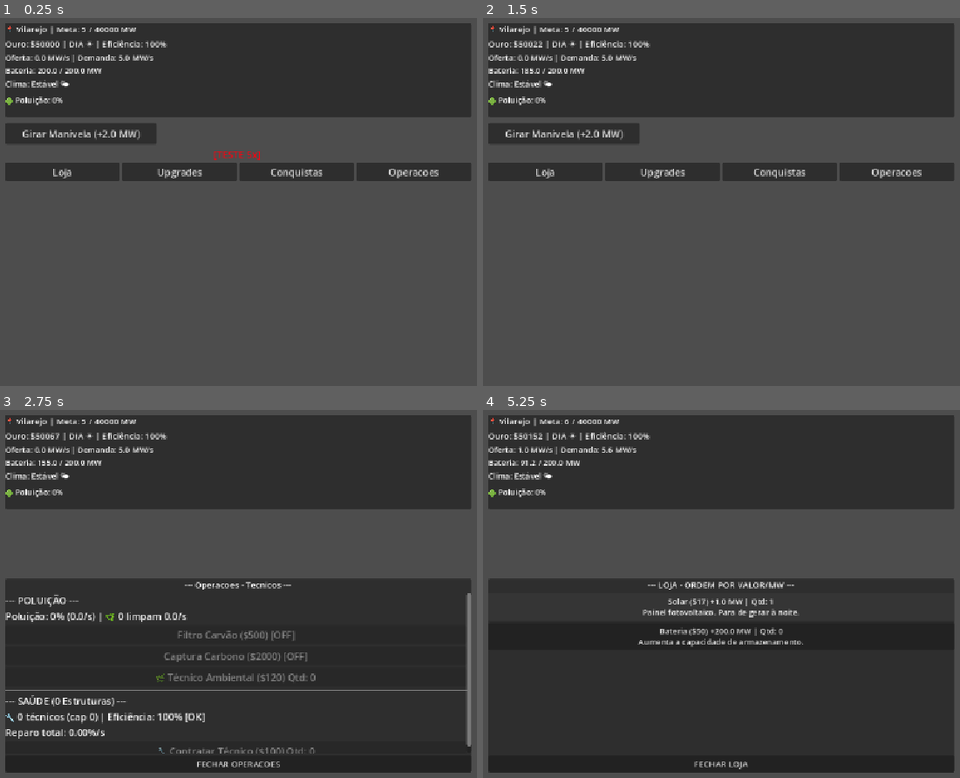
Above: before the commit, frames 1-4 (two rows, left to right).
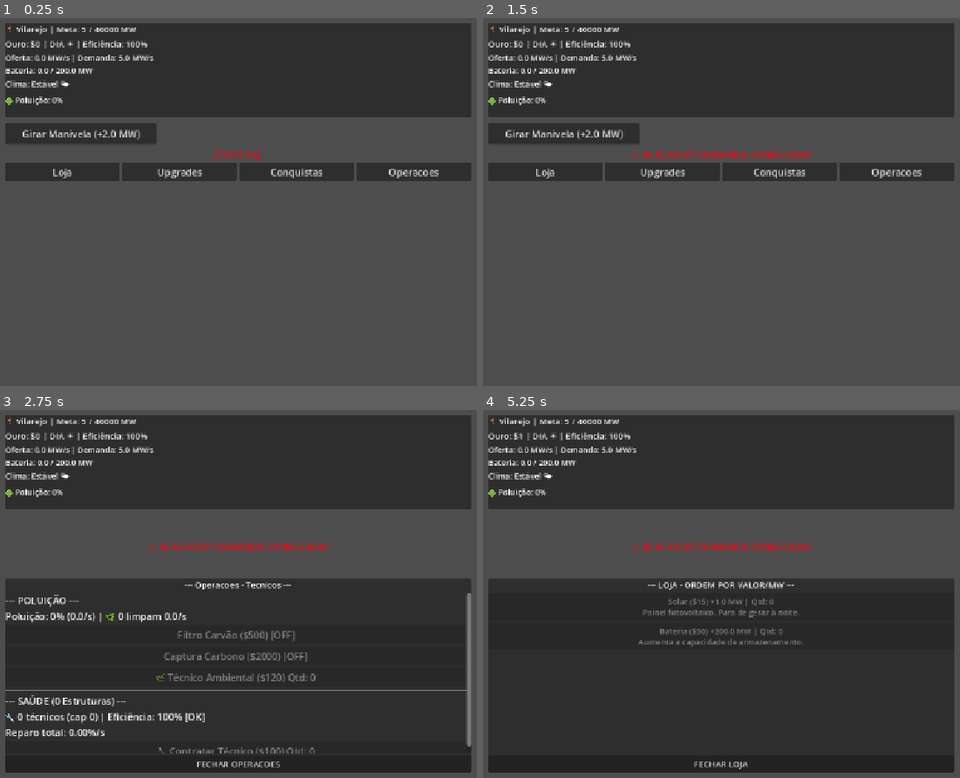
Above: after the commit, the same moments.

Repository: rafaeldeveloperbr-design/power-grid
Game: Godot game, scene res://main.tscn
The game is run twice, just before and just after one commit, with the same random seed, the same clock (stepped at 60 frames per second) and the same inputs.
Inputs (mouse positions are in pixels of both pictures, inside the frame that each line leads up to):
- Up to frame 1 (0.25 s): no input
- Up to frame 2 (1.5 s): click "Conquistas" at 0.5 s; click "FECHAR CONQUISTAS" at 1.25 s
- Up to frame 3 (2.75 s): click "Operacoes" at 2 s
- Up to frame 4 (5.25 s): click "FECHAR OPERACOES" at 2.75 s; click "Girar Manivela (+2.0 MW)" at 3.5 s; click "Loja" at 4.25 s; click (721, 605) at 5 s, where only the run before the commit has a clickable "Solar ($15) +1.0 MW | Qtd: 0 …"

The runs differ from the first frame. In frame 1, 0.5% of the frame differs, in the area x 7-54%, y 5-39%; in frame 2, 0.9%; in frame 3, 0.9%; in frame 4, 1.9%, in the area x 7-69%, y 2-65%.

Commit message:
ajustes demanda

Diff:
--- a/AchievementManager.gd
+++ b/AchievementManager.gd
@@ -1,4 +1,4 @@
-# AchievementManager.gd - V2 com 10/25/50 para TODOS os geradores
+# AchievementManager.gd - V3 com UI otimizada (cria uma vez, atualiza sempre)
 extends Node
 
 signal conquista_desbloqueada(mensagem: String)
@@ -12,7 +12,7 @@
 	{"chave": "eolica_10", "nome": "Vento Forte I", "desc": "10 Turbinas", "tipo": "eolica", "meta": 10, "bonus": "producao_eolica"},
 	{"chave": "eolica_25", "nome": "Vento Forte II", "desc": "25 Turbinas", "tipo": "eolica", "meta": 25, "bonus": "producao_eolica"},
 	{"chave": "eolica_50", "nome": "Vento Forte III", "desc": "50 Turbinas", "tipo": "eolica", "meta": 50, "bonus": "producao_eolica"},
-	# Carvão - sujo mas barato
+	# Carvão
 	{"chave": "carvao_10", "nome": "Rei do Carvão I", "desc": "10 Usinas a Carvão", "tipo": "carvao", "meta": 10, "bonus": "producao_carvao"},
 	{"chave": "carvao_25", "nome": "Rei do Carvão II", "desc": "25 Usinas a Carvão", "tipo": "carvao", "meta": 25, "bonus": "producao_carvao"},
 	{"chave": "carvao_50", "nome": "Rei do Carvão III", "desc": "50 Usinas a Carvão", "tipo": "carvao", "meta": 50, "bonus": "producao_carvao"},
@@ -20,7 +20,7 @@
 	{"chave": "geotermica_10", "nome": "Calor da Terra I", "desc": "10 Geotérmicas", "tipo": "geotermica", "meta": 10, "bonus": "producao_geotermica"},
 	{"chave": "geotermica_25", "nome": "Calor da Terra II", "desc": "25 Geotérmicas", "tipo": "geotermica", "meta": 25, "bonus": "producao_geotermica"},
 	{"chave": "geotermica_50", "nome": "Calor da Terra III", "desc": "50 Geotérmicas", "tipo": "geotermica", "meta": 50, "bonus": "producao_geotermica"},
-	# Biomassa - limpa
+	# Biomassa
 	{"chave": "biomassa_10", "nome": "Eco Warrior I", "desc": "10 Biomassa", "tipo": "biomassa", "meta": 10, "bonus": "producao_biomassa"},
 	{"chave": "biomassa_25", "nome": "Eco Warrior II", "desc": "25 Biomassa", "tipo": "biomassa", "meta": 25, "bonus": "producao_biomassa"},
 	{"chave": "biomassa_50", "nome": "Eco Warrior III", "desc": "50 Biomassa", "tipo": "biomassa", "meta": 50, "bonus": "producao_biomassa"},
@@ -32,12 +32,10 @@
 	{"chave": "nuclear_10", "nome": "Átomo I", "desc": "10 Reatores", "tipo": "nuclear", "meta": 10, "bonus": "producao_nuclear"},
 	{"chave": "nuclear_25", "nome": "Átomo II", "desc": "25 Reatores", "tipo": "nuclear", "meta": 25, "bonus": "producao_nuclear"},
 	{"chave": "nuclear_50", "nome": "Átomo III", "desc": "50 Reatores", "tipo": "nuclear", "meta": 50, "bonus": "producao_nuclear"},
-
-	# Fusao
+	# Fusão
 	{"chave": "fusao_10", "nome": "Poder das Estrelas I", "desc": "10 Reatores de Fusão", "tipo": "fusao", "meta": 10, "bonus": "producao_fusao"},
 	{"chave": "fusao_25", "nome": "Poder das Estrelas II", "desc": "25 Reatores de Fusão", "tipo": "fusao", "meta": 25, "bonus": "producao_fusao"},
 	{"chave": "fusao_50", "nome": "Poder das Estrelas III", "desc": "50 Reatores de Fusão", "tipo": "fusao", "meta": 50, "bonus": "producao_fusao"},
-
 	# Bateria
 	{"chave": "bateria_10", "nome": "Reserva I", "desc": "10 Baterias", "tipo": "bateria", "meta": 10, "bonus": "capacidade_bateria"},
 	{"chave": "bateria_25", "nome": "Reserva II", "desc": "25 Baterias", "tipo": "bateria", "meta": 25, "bonus": "capacidade_bateria"},
@@ -48,6 +46,9 @@
 ]
 
 var desbloqueadas: Dictionary = {}
+
+# --- NOVO: array pra guardar as labels (criadas UMA VEZ) ---
+var _labels_conquistas: Array[Label] = []
 
 func _ready() -> void:
 	for c in CONQUISTAS:
@@ -67,23 +68,44 @@
 	GameState.aplicar_bonus_conquista(conquista.bonus)
 	conquista_desbloqueada.emit("Marco: %s! %s - Produção dobrou!" % [conquista.nome, conquista.desc])
 
+# --- NOVO: cria as labels UMA VEZ e guarda no array ---
 func renderizar_lista(container: VBoxContainer) -> void:
+	# Se já criamos as labels antes, só atualiza o texto
+	if _labels_conquistas.size() == CONQUISTAS.size():
+		_atualizar_labels()
+		return
+
+	# Primeira vez: limpa e cria tudo
 	for child in container.get_children():
 		child.queue_free()
+	_labels_conquistas.clear()
+
 	for item in CONQUISTAS:
-		var eh_desbloqueado: bool = desbloqueadas[item.chave]
-		var qtd_atual: int = GameState.get_quantidade(item.tipo)
 		var label_item = Label.new()
 		label_item.size_flags_horizontal = Control.SIZE_EXPAND_FILL
 		label_item.autowrap_mode = TextServer.AUTOWRAP_WORD_SMART
+		container.add_child(label_item)
+		_labels_conquistas.append(label_item)
+
+	_atualizar_labels()
+
+# --- NOVO: só atualiza o texto das labels já criadas ---
+func _atualizar_labels() -> void:
+	for i in CONQUISTAS.size():
+		var item = CONQUISTAS[i]
+		var label_item = _labels_conquistas[i]
+		var eh_desbloqueado: bool = desbloqueadas[item.chave]
+		var qtd_atual: int = GameState.get_quantidade(item.tipo)
+
 		if eh_desbloqueado:
 			label_item.text = "✅ %s [CONCLUÍDO]\n   %s\n " % [item.nome, item.desc]
 			label_item.modulate = Color(0.6, 1.0, 0.6)
 		else:
 			label_item.text = "🔒 %s (%d/%d)\n   %s\n " % [item.nome, mini(qtd_atual, item.meta), item.meta, item.desc]
 			label_item.modulate = Color(1, 1, 1, 0.7)
-		container.add_child(label_item)
 
 func resetar_conquistas():
 	for c in CONQUISTAS:
 		desbloqueadas[c.chave] = false
+	# --- NOVO: limpa as labels pra recriar na próxima vez ---
+	_labels_conquistas.clear()
--- a/main.gd
+++ b/main.gd
@@ -2,7 +2,7 @@
 
 #Aumentar velocidade para testar o game, remover na fase final
 const MODO_TESTE = true
-const VELOCIDADE_TESTE = 5.0 # 5x mais rápido
+const VELOCIDADE_TESTE = 1 # 5x mais rápido
 
 enum Clima { NORMAL, TEMPESTADE, ECLIPSE, ONDA_DE_CALOR, SECA }
 
@@ -73,6 +73,17 @@
 @onready var botao_upgrade_nuclear: Button = $PainelUpgrades/VBoxContainer/ScrollUpgrades/ListaUpgrades/BotaoUpgradeNuclear
 @onready var botao_upgrade_fusao: Button = $PainelUpgrades/VBoxContainer/ScrollUpgrades/ListaUpgrades/BotaoUpgradeFusao
 
+# --- NOVO: variáveis pra guardar os nós da manutenção (criados UMA VEZ) ---
+var _manut_label_pol: Label
+var _manut_btn_filtro: Button
+var _manut_btn_captura: Button
+var _manut_btn_tec_amb: Button
+var _manut_label_titulo: Label
+var _manut_btn_tecnico: Button
+var _manut_labels_saude: Dictionary = {}   # tipo -> Label
+var _manut_btns_reparo: Dictionary = {}    # tipo -> Button
+var _manut_inicializado: bool = false
+
 func _ready() -> void:
 	rng.randomize()
 	if label_blackout: label_blackout.visible = false
@@ -100,8 +111,8 @@
 		print(">>> MODO TESTE ATIVO <<<")
 		if has_node("Timer"):
 			$Timer.wait_time = $Timer.wait_time / VELOCIDADE_TESTE
-		GameState.ouro = 50000
-		GameState.energia_armazenada = GameState.calcular_capacidade_maxima()
+		GameState.ouro = 0
+		#GameState.energia_armazenada = GameState.calcular_capacidade_maxima()
 		if label_blackout:
 			label_blackout.text = "[TESTE %dx] %s" % [VELOCIDADE_TESTE, label_blackout.text]
 			label_blackout.visible = true
@@ -384,13 +395,69 @@
 			]
 			botao_upgrade_fusao.disabled = not GameState.pode_comprar("up_fusao")
 
+# --- NOVO: versão otimizada — cria nós UMA VEZ, só atualiza texto ---
 func atualizar_manutencao():
 	if not lista_manutencao: return
+
+	# Primeira vez que abre: cria todos os nós
+	if not _manut_inicializado:
+		_criar_nos_manutencao()
+		_manut_inicializado = true
+
+	# Atualiza só o texto dos nós que já existem
+	_atualizar_textos_manutencao()
+
+# --- NOVO: cria os nós UMA VEZ ---
+func _criar_nos_manutencao():
+	# Limpa qualquer coisa que tenha sobrado
 	for child in lista_manutencao.get_children():
 		child.queue_free()
+	_manut_labels_saude.clear()
+	_manut_btns_reparo.clear()
 
 	# --- POLUIÇÃO ---
-	var label_titulo_pol = Label.new()
+	_manut_label_pol = Label.new()
+	_manut_label_pol.autowrap_mode = TextServer.AUTOWRAP_WORD_SMART
+	lista_manutencao.add_child(_manut_label_pol)
+
+	_manut_btn_filtro = Button.new()
+	_manut_btn_filtro.pressed.connect(func(): _comprar("filtro_carvao"))
+	lista_manutencao.add_child(_manut_btn_filtro)
+
+	_manut_btn_captura = Button.new()
+	_manut_btn_captura.pressed.connect(func(): _comprar("captura_carbono"))
+	lista_manutencao.add_child(_manut_btn_captura)
+
+	_manut_btn_tec_amb = Button.new()
+	_manut_btn_tec_amb.pressed.connect(func(): _comprar("tecnico_ambiental"))
+	lista_manutencao.add_child(_manut_btn_tec_amb)
+
+	var separador = HSeparator.new()
+	lista_manutencao.add_child(separador)
+
+	# --- SAÚDE ---
+	_manut_label_titulo = Label.new()
+	_manut_label_titulo.autowrap_mode = TextServer.AUTOWRAP_WORD_SMART
+	lista_manutencao.add_child(_manut_label_titulo)
+
+	_manut_btn_tecnico = Button.new()
+	_manut_btn_tecnico.pressed.connect(func(): _comprar("tecnico_manutencao"))
+	lista_manutencao.add_child(_manut_btn_tecnico)
+
+	# Labels e botões de reparo pra cada tipo de gerador
+	for tipo in ["solar", "eolica", "carvao", "geotermica", "biomassa", "hidreletrica", "nuclear", "fusao"]:
+		var label = Label.new()
+		lista_manutencao.add_child(label)
+		_manut_labels_saude[tipo] = label
+
+		var btn_rep = Button.new()
+		btn_rep.pressed.connect(func(): reparar_tipo(tipo))
+		lista_manutencao.add_child(btn_rep)
+		_manut_btns_reparo[tipo] = btn_rep
+
+# --- NOVO: só atualiza o texto dos nós ---
+func _atualizar_textos_manutencao():
+	# --- POLUIÇÃO ---
 	var prod_atual = 0.0
 	for tipo in GameState.POLUICAO_POR_GERADOR.keys():
 		var qtd = GameState.get_quantidade(tipo)
@@ -399,43 +466,26 @@
 	var limpeza_amb = 0.0
 	if GameState.tecnicos_ambientais > 0:
 		var bonus_amb = 1.0 + min((GameState.tecnicos_ambientais - 1) * 0.08, 0.4)
-		# usa a constante nova se existir, se não usa 0.45
 		var base_amb = GameState.LIMPEZA_BASE_AMBIENTAL if "LIMPEZA_BASE_AMBIENTAL" in GameState else 0.45
 		limpeza_amb = GameState.tecnicos_ambientais * base_amb * bonus_amb
 
-	label_titulo_pol.text = "--- POLUIÇÃO ---\nPoluição: %.0f%% (%.1f/s) | 🌿 %d limpam %.1f/s" % [
+	_manut_label_pol.text = "--- POLUIÇÃO ---\nPoluição: %.0f%% (%.1f/s) | 🌿 %d limpam %.1f/s" % [
 		GameState.poluicao, prod_atual - limpeza_amb, GameState.tecnicos_ambientais, limpeza_amb
 	]
-	label_titulo_pol.autowrap_mode = TextServer.AUTOWRAP_WORD_SMART
-	lista_manutencao.add_child(label_titulo_pol)
-
-	var btn_filtro = Button.new()
-	btn_filtro.text = "Filtro Carvão ($%d) [%s]" % [int(GameState.get_preco("filtro_carvao")), "ON" if GameState.filtro_carvao_ativo else "OFF"]
-	btn_filtro.disabled = not GameState.pode_comprar("filtro_carvao")
-	btn_filtro.pressed.connect(func(): _comprar("filtro_carvao"))
-	lista_manutencao.add_child(btn_filtro)
-
-	var btn_captura = Button.new()
-	btn_captura.text = "Captura Carbono ($%d) [%s]" % [int(GameState.get_preco("captura_carbono")), "ON" if GameState.captura_carbono_ativa else "OFF"]
-	btn_captura.disabled = not GameState.pode_comprar("captura_carbono")
-	btn_captura.pressed.connect(func(): _comprar("captura_carbono"))
-	lista_manutencao.add_child(btn_captura)
-
-	var btn_tec_amb = Button.new()
-	btn_tec_amb.text = "🌿 Técnico Ambiental ($%d) Qtd: %d" % [int(GameState.get_preco("tecnico_ambiental")), GameState.tecnicos_ambientais]
-	btn_tec_amb.disabled = not GameState.pode_comprar("tecnico_ambiental")
-	btn_tec_amb.pressed.connect(func(): _comprar("tecnico_ambiental"))
-	lista_manutencao.add_child(btn_tec_amb)
-
-	var separador = HSeparator.new()
-	lista_manutencao.add_child(separador)
-
-	# --- SAÚDE - UMA LABEL SÓ ---
+
+	_manut_btn_filtro.text = "Filtro Carvão ($%d) [%s]" % [int(GameState.get_preco("filtro_carvao")), "ON" if GameState.filtro_carvao_ativo else "OFF"]
+	_manut_btn_filtro.disabled = not GameState.pode_comprar("filtro_carvao")
+
+	_manut_btn_captura.text = "Captura Carbono ($%d) [%s]" % [int(GameState.get_preco("captura_carbono")), "ON" if GameState.captura_carbono_ativa else "OFF"]
+	_manut_btn_captura.disabled = not GameState.pode_comprar("captura_carbono")
+
+	_manut_btn_tec_amb.text = "🌿 Técnico Ambiental ($%d) Qtd: %d" % [int(GameState.get_preco("tecnico_ambiental")), GameState.tecnicos_ambientais]
+	_manut_btn_tec_amb.disabled = not GameState.pode_comprar("tecnico_ambiental")
+
+	# --- SAÚDE ---
 	var total_geradores = GameState.get_total_geradores()
-
 	var cap_por_tec = GameState.CAPACIDADE_POR_TECNICO if "CAPACIDADE_POR_TECNICO" in GameState else 12
 	var base_reparo = GameState.REPARO_BASE_POR_TECNICO if "REPARO_BASE_POR_TECNICO" in GameState else 1.2
-
 	var capacidade = GameState.tecnicos_manutencao * cap_por_tec
 	var eficiencia = 1.0
 	if total_geradores > 0 and capacidade > 0:
@@ -450,37 +500,42 @@
 	var poder_total = GameState.tecnicos_manutencao * base_reparo * bonus_manut * eficiencia
 	var status = "OK" if eficiencia >= 0.9 else "SOBRECARREGADO!" if eficiencia < 0.5 else "ATENÇÃO"
 
-	var label_titulo_manut = Label.new()
-	label_titulo_manut.autowrap_mode = TextServer.AUTOWRAP_WORD_SMART
-	label_titulo_manut.text = "--- SAÚDE (%d Estruturas) ---\n🔧 %d técnicos (cap %d) | Eficiência: %.0f%% [%s]\nReparo total: %.2f%%/s" % [
+	_manut_label_titulo.text = "--- SAÚDE (%d Estruturas) ---\n🔧 %d técnicos (cap %d) | Eficiência: %.0f%% [%s]\nReparo total: %.2f%%/s" % [
 		total_geradores, GameState.tecnicos_manutencao, capacidade, eficiencia * 100.0, status, poder_total
 	]
-	lista_manutencao.add_child(label_titulo_manut)
-
-	var btn_tecnico = Button.new()
-	btn_tecnico.text = "🔧 Contratar Técnico ($%d) Qtd: %d" % [int(GameState.get_preco("tecnico_manutencao")), GameState.tecnicos_manutencao]
-	btn_tecnico.disabled = not GameState.pode_comprar("tecnico_manutencao")
-	btn_tecnico.pressed.connect(func(): _comprar("tecnico_manutencao"))
-	lista_manutencao.add_child(btn_tecnico)
+
+	_manut_btn_tecnico.text = "🔧 Contratar Técnico ($%d) Qtd: %d" % [int(GameState.get_preco("tecnico_manutencao")), GameState.tecnicos_manutencao]
+	_manut_btn_tecnico.disabled = not GameState.pode_comprar("tecnico_manutencao")
+
+	# Labels e botões de cada gerador
+	var custo_base_dict = {"solar":5, "eolica":8, "carvao":15, "geotermica":20, "biomassa":10, "hidreletrica":40, "nuclear":100, "fusao":200}
 
 	for tipo in ["solar", "eolica", "carvao", "geotermica", "biomassa", "hidreletrica", "nuclear", "fusao"]:
 		var qtd = GameState.get_quantidade(tipo)
-		if qtd <= 0: continue
+		var label = _manut_labels_saude[tipo]
+		var btn_rep = _manut_btns_reparo[tipo]
+
+		if qtd <= 0:
+			# Esconde se não tem esse gerador
+			label.visible = false
+			btn_rep.visible = false
+			continue
+
+		label.visible = true
 		var saude = GameState.saude.get(tipo, 100.0)
 		var barra = "████" if saude > 70 else "██░░" if saude > 40 else "█░░░" if saude > 15 else "░░░░"
-		var label = Label.new()
 		label.text = "%s x%d - %s %.0f%%" % [tipo.capitalize(), qtd, barra, saude]
-		lista_manutencao.add_child(label)
+
 		if saude < 95:
-			var btn_rep = Button.new()
-			var custo_base = {"solar":5, "eolica":8, "carvao":15, "geotermica":20, "biomassa":10, "hidreletrica":40, "nuclear":100, "fusao":200}.get(tipo, 5)
+			btn_rep.visible = true
+			var custo_base = custo_base_dict.get(tipo, 5)
 			var dano = 100.0 - saude
 			var custo = int(qtd * custo_base * (dano / 100.0))
 			custo = max(custo, int(custo_base * 0.2))
 			btn_rep.text = "🔧 Consertar %s ($%d)" % [tipo.capitalize(), custo]
 			btn_rep.disabled = GameState.ouro < custo
-			btn_rep.pressed.connect(func(): reparar_tipo(tipo))
-			lista_manutencao.add_child(btn_rep)
+		else:
+			btn_rep.visible = false
 
 func reparar_tipo(tipo: String):
 	if GameState.reparar(tipo):
@@ -522,7 +577,7 @@
 		GameState.energia_armazenada += GameState.poder_manivela
 
 func _on_timer_timeout() -> void:
-	var delta = 1.0
+	var delta = $Timer.wait_time  # usa o tempo REAL do timer
 	tempo_ciclo += 1
 	tempo_jogo += 1
 
@@ -542,8 +597,24 @@
 			sortear_evento_climatico()
 			tempo_proximo_evento = rng.randi_range(20, 40)
 
-	if tempo_jogo % 20 == 0 and not GameState.em_blackout:
-		GameState.demanda_cidade = min(GameState.demanda_cidade * 1.12, GameState.get_cap_atual())
+	if tempo_jogo % 15 == 0 and not GameState.em_blackout:
+		# Taxa base de crescimento (Opção A)
+		var taxa_crescimento = 1.18
+
+		# Só verifica excedente À NOITE (quando solar tá OFF)
+		# Assim a oferta representa a capacidade REAL do jogador
+		if not eh_dia and GameState.oferta_atual > 0 and GameState.demanda_cidade > 0:
+			var razao = GameState.oferta_atual / GameState.demanda_cidade
+
+			if razao >= 5.0:
+				# Oferta 5x maior → demanda corre atrás forte
+				taxa_crescimento = 1.30
+			elif razao >= 3.0:
+				# Oferta 3x maior → demanda acelera moderadamente
+				taxa_crescimento = 1.25
+			# Senão: mantém 1.18 (normal)
+
+		GameState.demanda_cidade = min(GameState.demanda_cidade * taxa_crescimento, GameState.get_cap_atual())
 
 	if tempo_ciclo >= duracao_ciclo:
 		tempo_ciclo = 0
@@ -617,6 +688,8 @@
 	if GameState.migrar_cidade():
 		if achievement_manager and achievement_manager.has_method("resetar_conquistas"):
 			achievement_manager.resetar_conquistas()
+		# --- NOVO: reseta a UI de manutenção pra recriar na próxima vez ---
+		_manut_inicializado = false
 		atualizar_interface()
 
 func _comprar(tipo: String):
